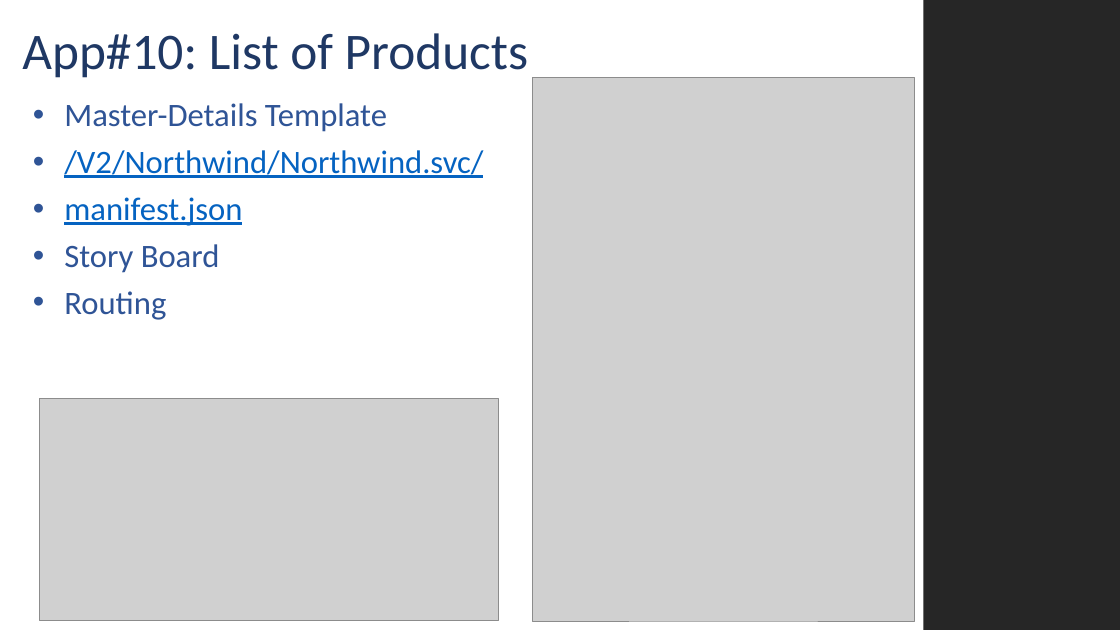
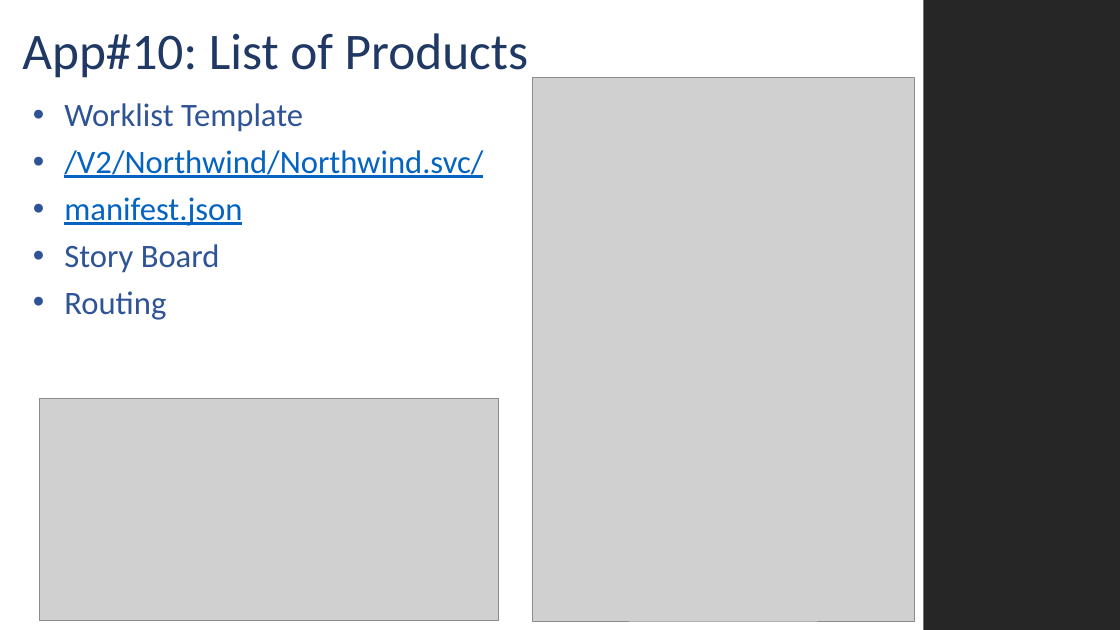
Before and after one commit to MJZSoft/OpenUI5Tutorial, a slide deck: slide 5 of Presentations/UI5_004.pptx. Drawn at 1120x630 pixels with LibreOffice and Linux fonts; fonts in the diff are those of the drawing; grey boxes stand for pictures; background and template pictures are left out. Boxes give left, top, right and bottom in pixels: in the first picture for what was removed or moved away, otherwise in the second. Text is boxed around its words. In the diff, an @@ line names an element or a change of style, - is before the commit and + after.

```diff
--- a/Presentations/UI5_004.pptx
+++ b/Presentations/UI5_004.pptx
@@ text at (x1=64, y1=103, x2=303, y2=132): text changed @@
-• Master-Details Template
+• Worklist Template
```
Also in this commit, not shown: 1 other file.
